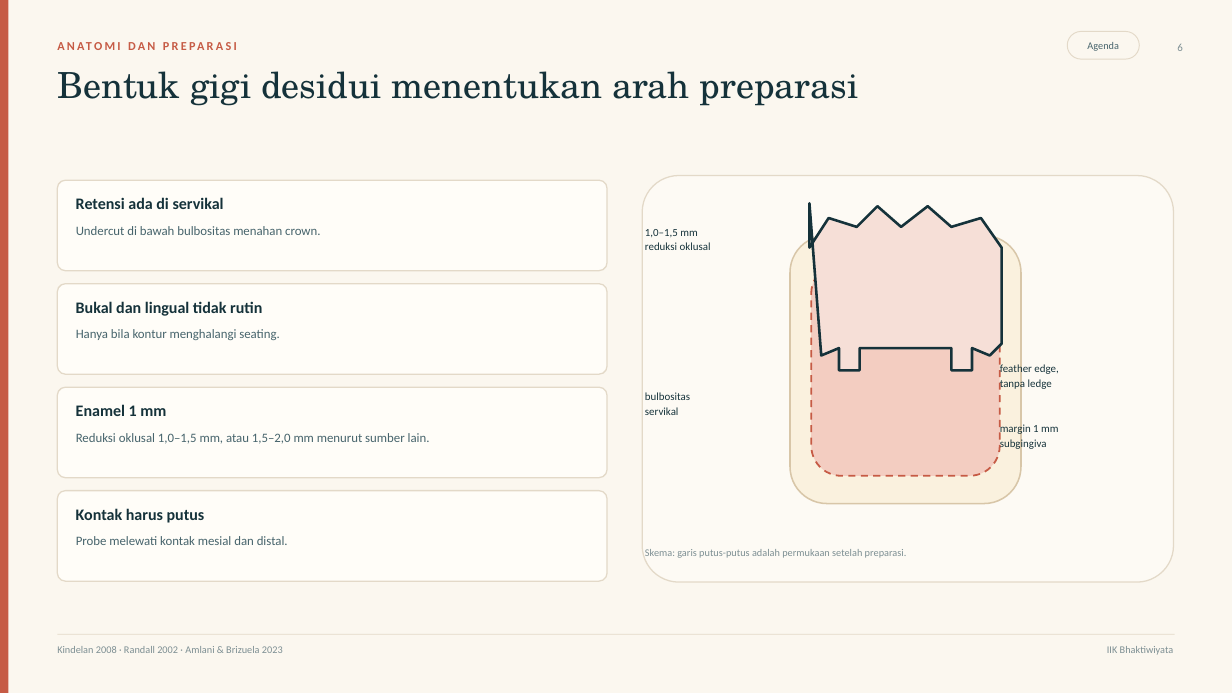
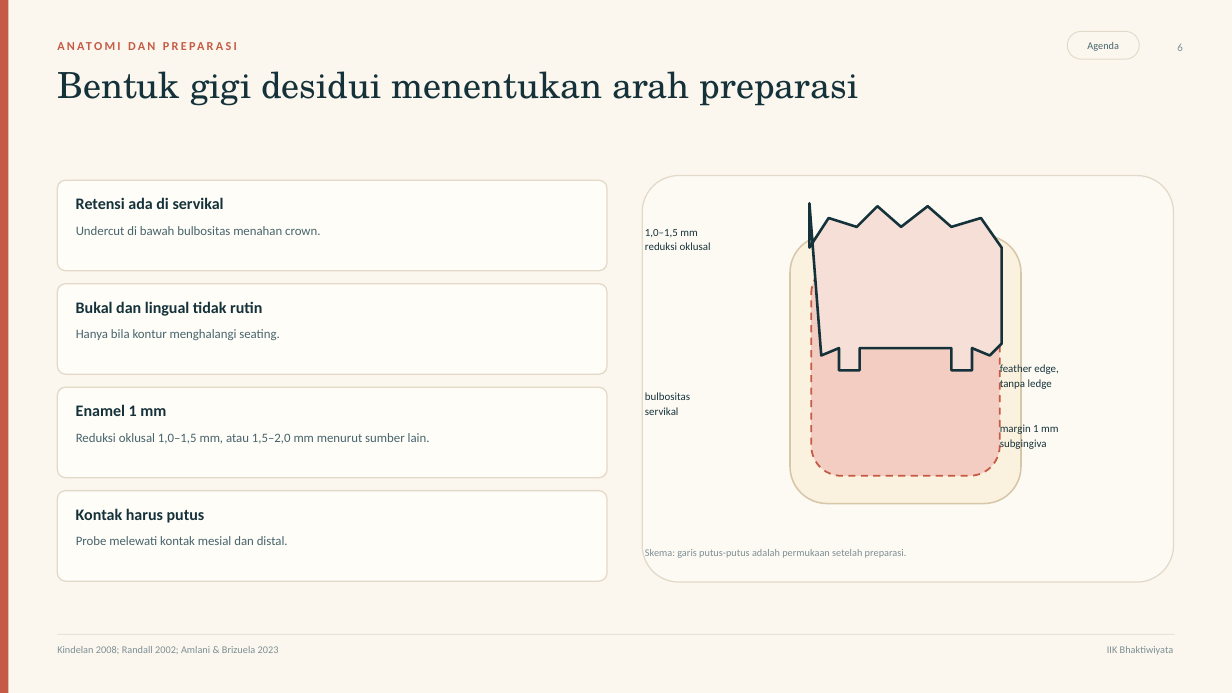
Before and after one commit to maskchanel14-source/agents, a slide deck: slide 6 of deliverables/ssc-pedodonsia/ssc-pedodonsia.pptx. Drawn at 1232x693 pixels with LibreOffice and Linux fonts; fonts in the diff are those of the drawing. Boxes give left, top, right and bottom in pixels: in the first picture for what was removed or moved away, otherwise in the second. Text is boxed around its words. In the diff, an @@ line names an element or a change of style, - is before the commit and + after.

Commit message:
Fix SSC deck layout, align bibliography numbering, and tighten clinical wording

```diff
--- a/deliverables/ssc-pedodonsia/ssc-pedodonsia.pptx
+++ b/deliverables/ssc-pedodonsia/ssc-pedodonsia.pptx
@@ text at [57, 646, 279, 654]: text changed @@
-Kindelan 2008 · Randall 2002 · Amlani & Brizuela 2023
+Kindelan 2008; Randall 2002; Amlani & Brizuela 2023
```
Also in this commit, not shown: 16 other slides changed, 8 other files.
